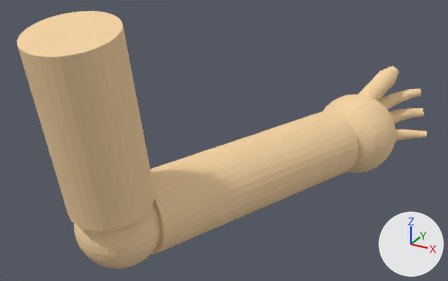
One commit to the Blender file Magic 2.0 Unity/Assets/Charakter/Arms0.2_left.blend: the scene before it, then after it.
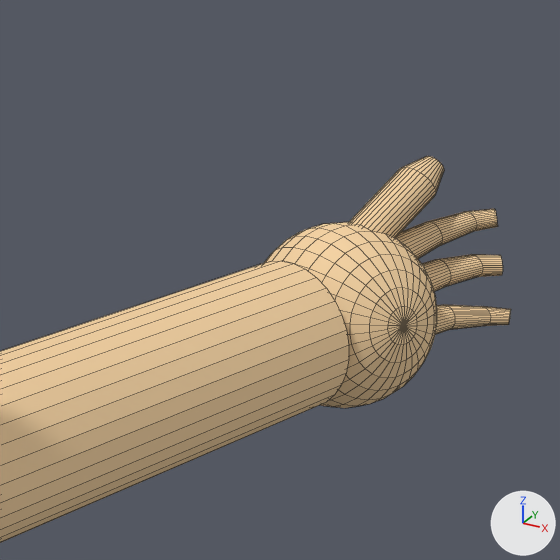
Each version appears first whole from a camera (50 mm lens) standing at (0.71, -4.07, 2.21) and looking at (-0.98, -0.99, 0.68), and next in a close-up on the part from 47% to 100% of the width and 0% to 85% of the height. Every picture has the same lights, and +X, +Y and +Z are marked at lower right. The close-ups show mesh edges as thin lines.

In view in the first close-up: 'Arm_left'.
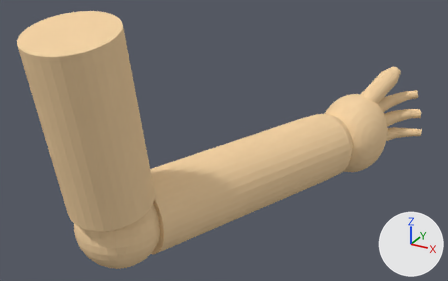
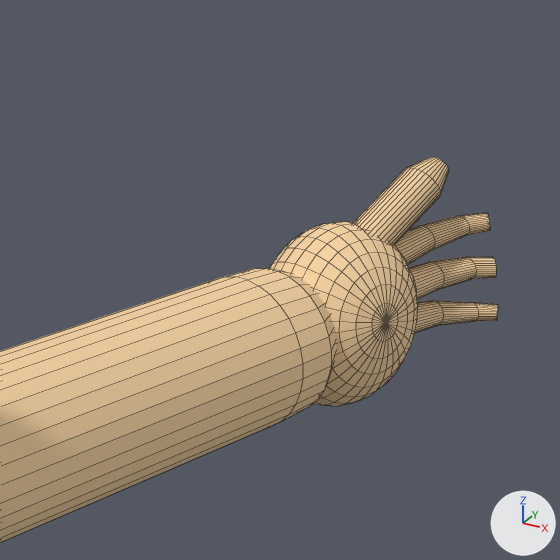
Diff of the bpy script that builds the scene:
```diff
--- a/Magic 2.0 Unity/Assets/Charakter/Arms0.2_left.blend.py
+++ b/Magic 2.0 Unity/Assets/Charakter/Arms0.2_left.blend.py
@@ me_cylinder_019 @@
 # used by ob_arm_left; location = (-0.944, -1.01, 0.572); rotation_euler = (1.452, -1.934, -1.132), in degrees (83, -111, -65); scale = (0.245, 0.245, 0.245)
-me_cylinder_019.from_pydata(...)  # 1572 vertices, 1452 faces; spans x -2.44..3.08, y -5.46..5.22, z -5.47..3.16
+me_cylinder_019.from_pydata(...)  # 1636 vertices, 1516 faces; spans x -2.44..3.08, y -5.46..5.28, z -5.33..3.16
+# me_cylinder_019 part 1: 980 vertices moved from x -0.63..2.67, y 2.62..5.21, z -5.47..-1.83 to x -0.62..2.66, y 2.85..5.28, z -5.33..-2.13; 64 vertices added at x -0.81..1.16, y 2.01..3.72, z -3.08..-1.29
 me_cylinder_019.materials.append(mat_haut1)
```

What differs and where, as boxes [x1, y1, x2, y2] in the close-ups (560 x 560 px):
'Arm_left', reshaped: before [0, 156, 511, 543]; after [0, 157, 498, 543]
